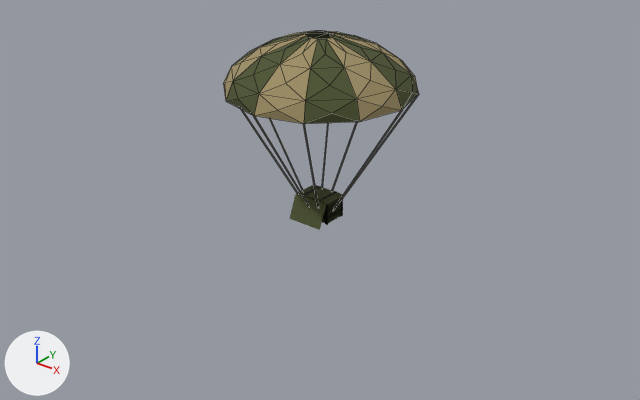
The glTF model assets/models/airdrop.glb: old version first, new version second.
One viewpoint serves both versions: a 50 mm lens placed at (12.43, -15.55, 10.04), pointed at (0.11, -0.14, 0.5). Arrows for +X, +Y and +Z are at lower left; the lights stay in place. The picture after the commit comes second. Mesh edges are drawn as thin lines on the coarser meshes.

In view in the first picture: 'Chute', 'Open' and 1 more.
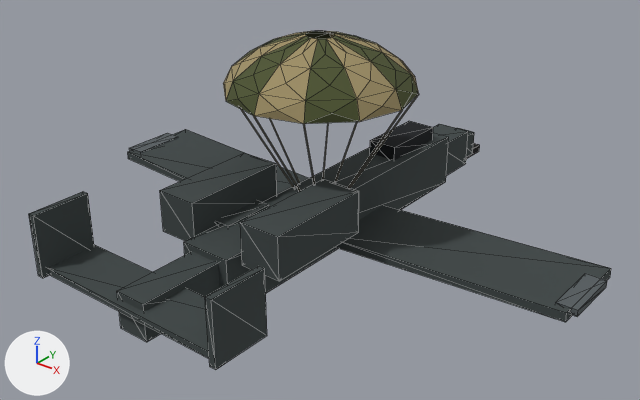
The change in detail:
Mesh me_plane is new.
It has 176 vertices, 264 faces and spans x -6.95..6.95, y -6.4..7.7, z -0.78..1.7.
It uses material mat_flat.
Object 'Plane' (ob_plane) is new; it shows me_plane.
Its location is (0.0, 0.0, 0.0).

Pixel boxes (x1, y1, x2, y2) of what changed, in the pictures (640 x 400 px):
'Plane', added: after (29, 121, 611, 370)
'Open', unchanged, covered by the edit: before (290, 194, 343, 230)
